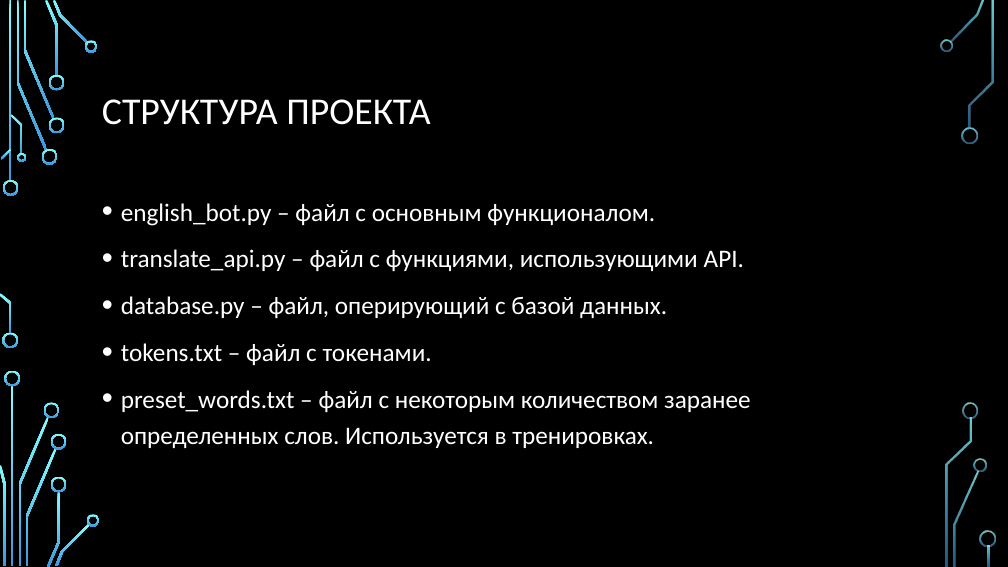
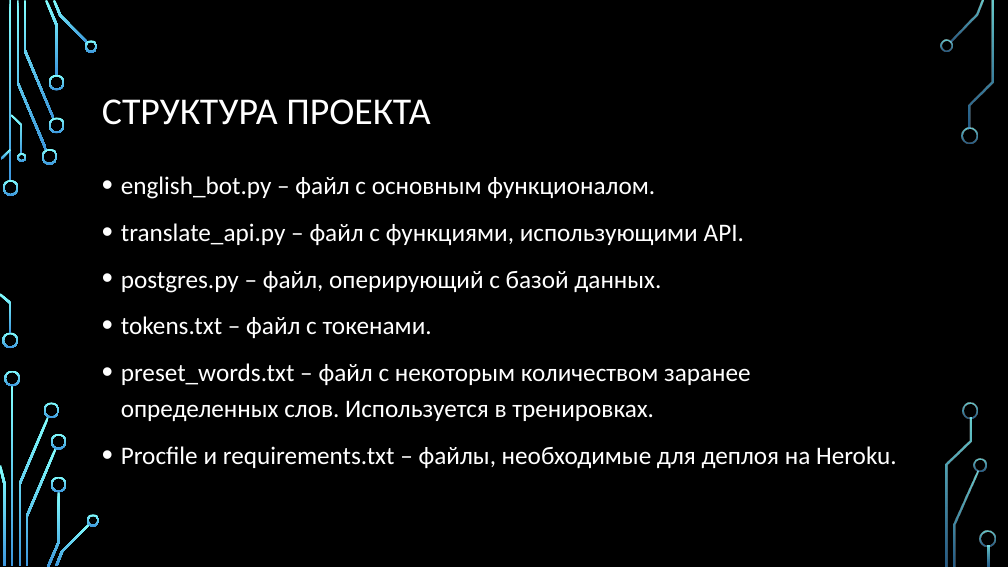
Before and after one commit to let-robots-reign/Learning_English_Bot, a slide deck: slide 3 of Proekt_BotEnglishTeacher.pptx. Drawn at 1008x567 pixels with LibreOffice and Linux fonts; fonts in the diff are those of the drawing; background and template pictures are left out. Boxes give left, top, right and bottom in pixels: in the first picture for what was removed or moved away, otherwise in the second. Text is boxed around its words. In the diff, an @@ line names an element or a change of style, - is before the commit and + after.

```diff
--- a/Proekt_BotEnglishTeacher.pptx
+++ b/Proekt_BotEnglishTeacher.pptx
@@ text "english_bot.py – файл с основным ..." moved from (x1=121, y1=203, x2=751, y2=448) to (x1=121, y1=176, x2=897, y2=468) @@
@@ text at (x1=121, y1=271, x2=661, y2=293): text changed @@
-• database.py – файл, оперирующий с базой данных.
+• postgres.py – файл, оперирующий с базой данных.
@@ text at (x1=121, y1=446, x2=897, y2=468): paragraph added @@
+• Procfile и requirements.txt – файлы, необходимые для деплоя на Heroku.
```
Also in this commit, not shown: 12 other slides changed, 2 other files.
